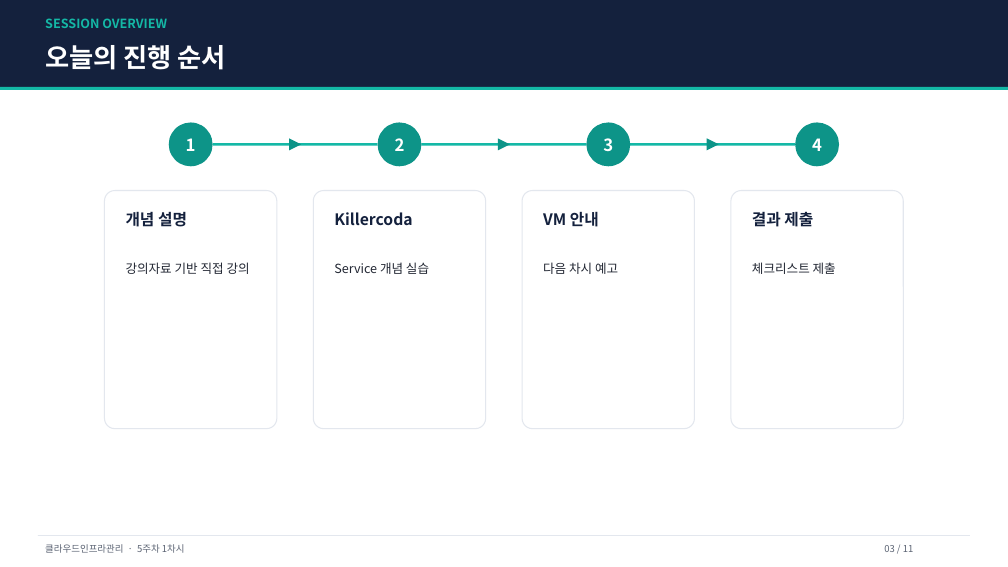
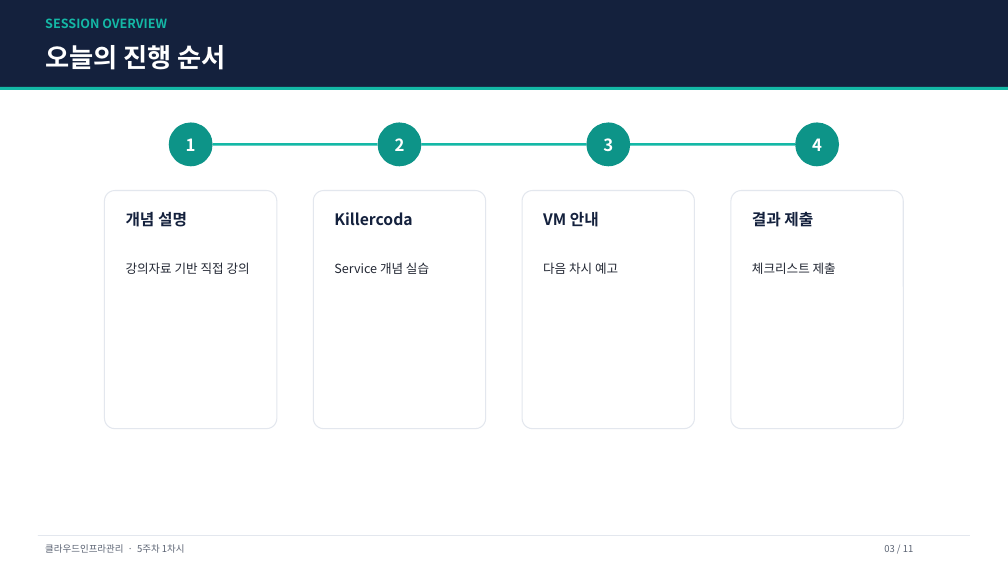
Before and after one commit to gorae-black/class, a slide deck: slide 3 of class/cloud_infra_mgmt/05주차_Kubernetes핵심1/01_강의자료/1차시_Service개념.pptx. Drawn at 1008x567 pixels with LibreOffice and Linux fonts; fonts in the diff are those of the drawing. Boxes give left, top, right and bottom in pixels: in the first picture for what was removed or moved away, otherwise in the second. Text is boxed around its words. In the diff, an @@ line names an element or a change of style, - is before the commit and + after.

```diff
--- a/class/cloud_infra_mgmt/05주차_Kubernetes핵심1/01_강의자료/1차시_Service개념.pptx
+++ b/class/cloud_infra_mgmt/05주차_Kubernetes핵심1/01_강의자료/1차시_Service개념.pptx
@@ triangle removed at (289, 138, 301, 150) @@
@@ triangle removed at (498, 138, 510, 150) @@
@@ triangle removed at (707, 138, 719, 150) @@
```
Also in this commit, not shown: 5 other slides changed, 39 other files.
